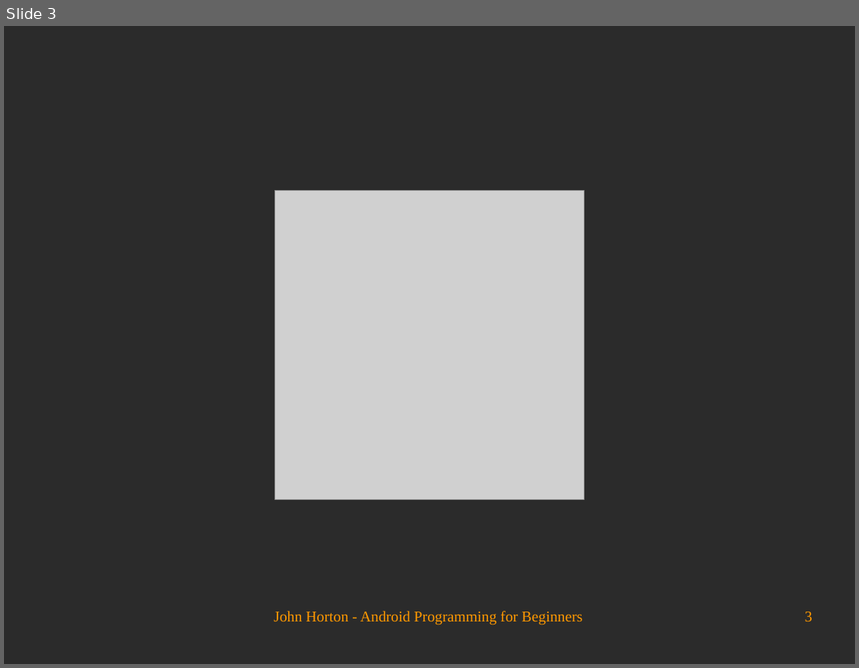
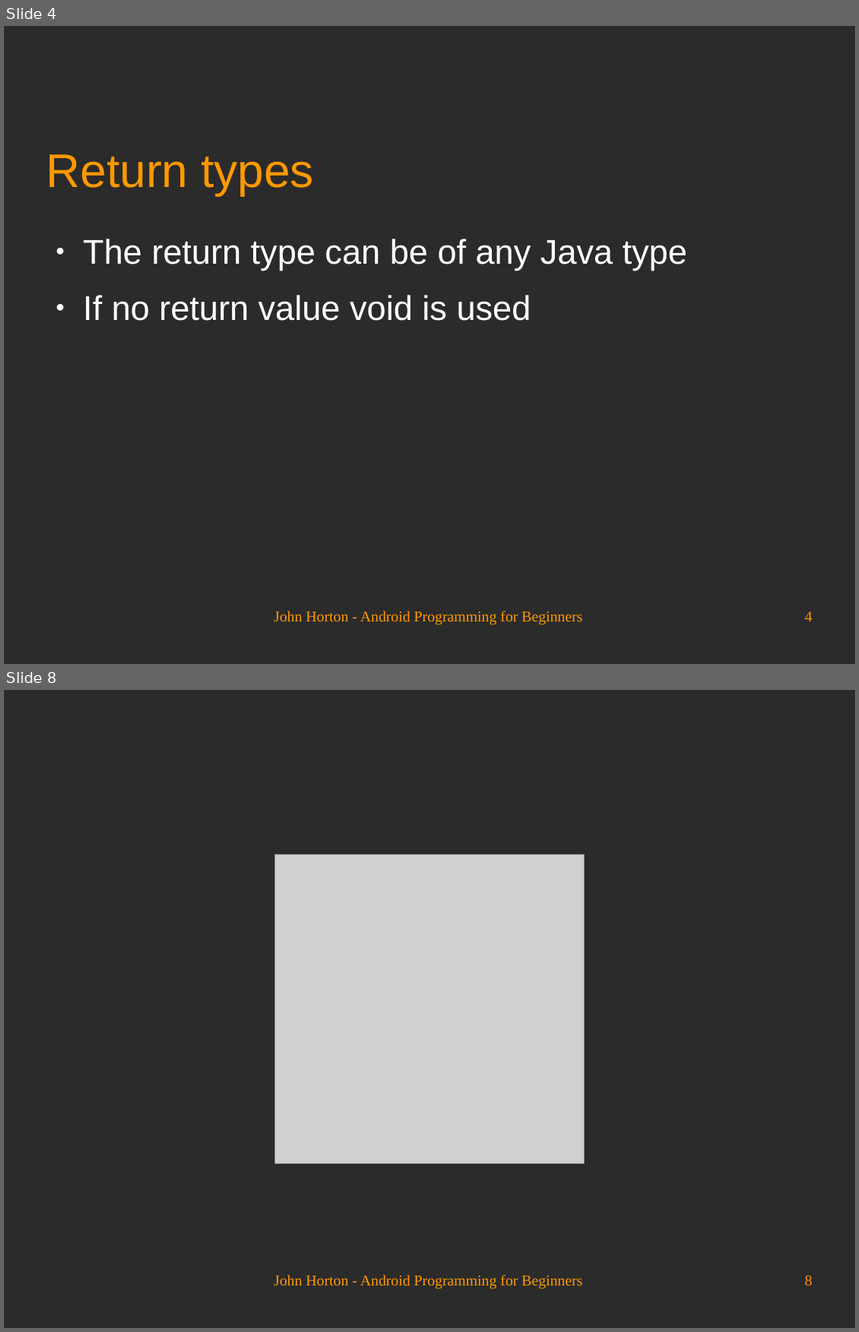
Before and after one commit to Academy-Soft-Intellect/Android-Programming-for-Beginners, a slide deck: 08_Coding_in_Java_Part_2_Methods.odp. Shown one above the other, each under a label of ours: slide 3 before the commit, slides 4 and 8 after it; the slides between them are not shown. The pictures are 859x668 and 859x1332 pixels, drawn with LibreOffice and Linux fonts; fonts in the diff are those of the drawing; grey boxes stand for pictures; background and template pictures are left out; a plain dark background stands for a picture behind light text. Boxes give left, top, right and bottom in pixels: in the first picture for what was removed or moved away, otherwise in the second. Text is boxed around its words. In the diff, an @@ line names an element or a change of style, - is before the commit and + after.

```diff
--- a/08_Coding_in_Java_Part_2_Methods.odp
+++ b/08_Coding_in_Java_Part_2_Methods.odp
@@ slide 4 added at [4, 26, 855, 664], background picture (left out) @@
@@ title added at [47, 154, 313, 195], 44 pt, text #FF9900 @@
+Return types
@@ text added at [83, 239, 687, 321], 32 pt, text #FFFFFF @@
+● The return type can be of any Java type
+● If no return value void is used
@@ text added at [274, 611, 582, 626], 14 pt, text #FF9900 @@
+John Horton - Android Programming for Beginners
@@ page number added at [805, 612, 813, 622], 14 pt, text #FF9900 @@
+4
@@ what was slide 3 is now slide 8 @@
@@ page number at [805, 1276, 813, 1286]: text changed @@
-3
+8
```
Also in this commit, not shown: 2 slides changed, 4 other slides added.
